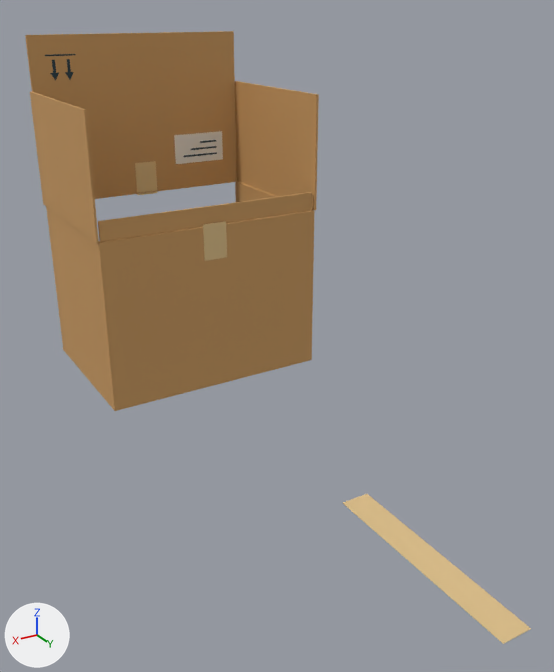
The Blender file assets/v3/blender/small-case-open-partial.blend as it was, and as the next commit left it.
Camera for both pictures: a 50 mm lens placed at (0.445, 1.022, 0.506), pointed at (0.015, 0.306, 0.148). Every picture has the same lights, and +X, +Y and +Z are marked at lower left. The first picture is the older version.

In view in the first picture: 'integral_open_crease_front', 'label_line_1', 'label_line_2', 'label_paper', 'lid_major_left', 'lid_major_right', 'lid_under_rear', 'shell_front', 'shell_rear', 'shell_right', 'tape_front', 'tape_rear', 'tape_top', 'up_arrow_left', 'up_arrow_right' and 4 more.
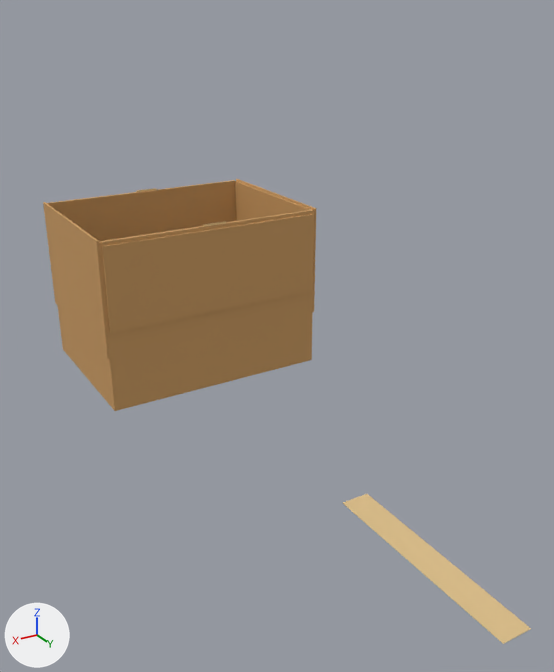
ob_joint__case_major_left is not drawn itself; it is the parent of ob_lid_major_left.
ob_joint__case_major_right is not drawn itself; it is the parent of ob_lid_major_right.
ob_joint__case_minor_rear is not drawn itself; it is the parent of ob_lid_under_rear.

The change, as a diff of the scene's bpy script:
```diff
--- a/assets/v3/blender/small-case-open-partial.blend.py
+++ b/assets/v3/blender/small-case-open-partial.blend.py
@@ me_cube_009 @@
 # used by ob_lid_under_rear; parent = ob_joint__case_minor_rear; location = (0.0, -0.013, -0.0015)
-me_cube_009.from_pydata(...)  # 8 vertices, 6 faces; spans x -0.157..0.157, y -0.013..0.013, z -0.002..0.002
+me_cube_009.from_pydata(...)  # 8 vertices, 6 faces; spans x -0.157..0.157, y -0.104..0.013, z -0.001..0.001
+# me_cube_009 part 1: the whole mesh is scaled about its middle by (1, 4.48, 1), then moved by (0.0, -0.045, 0.0)
 me_cube_009.materials.append(mat_v3_small_cardboard_tan_open_case)
@@ ob_up_arrow_right @@
 ob_up_arrow_right.parent = ob_joint__case_front_display
-ob_up_arrow_right.location = (0.0, 0.118, -0.236)
+ob_up_arrow_right.location = (0.0, 0.0, 0.0)
@@ ob_up_arrow_left @@
 ob_up_arrow_left.parent = ob_joint__case_front_display
-ob_up_arrow_left.location = (0.0, 0.118, -0.236)
+ob_up_arrow_left.location = (0.0, 0.0, 0.0)
@@ ob_tape_front @@
 ob_tape_front.parent = ob_joint__case_front_display
-ob_tape_front.location = (0.0, -0.00175, -0.0215)
+ob_tape_front.location = (0.0, -0.12, 0.215)
 _m = ob_tape_front.modifiers.new('Small manufactured edge bevel', 'BEVEL')
@@ ob_shell_front @@
 ob_shell_front = bpy.data.objects.new('shell_front', me_cube_002)
-ob_shell_front.parent = ob_joint__case_front_display
-ob_shell_front.location = (0.0, 0.0, -0.117)
+ob_shell_front.parent = ob_small_carton
+ob_shell_front.location = (0.0, -0.118, 0.12)
 _m = ob_shell_front.modifiers.new('Small manufactured edge bevel', 'BEVEL')
@@ ob_lid_under_rear @@
 ob_lid_under_rear.parent = ob_joint__case_minor_rear
-ob_lid_under_rear.location = (0.0, -0.013, -0.0015)
+ob_lid_under_rear.location = (0.0, -0.017, -0.0015)
 _m = ob_lid_under_rear.modifiers.new('Small manufactured edge bevel', 'BEVEL')
@@ ob_lid_under_front @@
 ob_lid_under_front = bpy.data.objects.new('lid_under_front', me_cube_008)
-ob_lid_under_front.parent = ob_joint__case_front_display
+ob_lid_under_front.parent = ob_joint__case_minor_front
 ob_lid_under_front.location = (0.0, 0.0145, -0.0015)
@@ ob_lid_major_right @@
 ob_lid_major_right.parent = ob_joint__case_major_right
-ob_lid_major_right.location = (-0.0798, 0.0, 0.0015)
+ob_lid_major_right.location = (-0.0798, 0.0, -0.0015)
 _m = ob_lid_major_right.modifiers.new('Small manufactured edge bevel', 'BEVEL')
@@ ob_lid_major_left @@
 ob_lid_major_left.parent = ob_joint__case_major_left
-ob_lid_major_left.location = (0.0798, 0.0, 0.0015)
+ob_lid_major_left.location = (0.0798, 0.0, -0.0015)
 _m = ob_lid_major_left.modifiers.new('Small manufactured edge bevel', 'BEVEL')
@@ ob_label_paper @@
 ob_label_paper = bpy.data.objects.new('label_paper', me_cube_013)
-ob_label_paper.parent = ob_joint__case_front_display
-ob_label_paper.location = (-0.093, -0.00162, -0.061)
+ob_label_paper.parent = ob_small_carton
+ob_label_paper.location = (-0.093, -0.12, 0.175)
 _m = ob_label_paper.modifiers.new('Small manufactured edge bevel', 'BEVEL')
@@ ob_label_line_2 @@
 ob_label_line_2.parent = ob_joint__case_front_display
-ob_label_line_2.location = (-0.101, -0.00183, -0.0595)
+ob_label_line_2.location = (-0.101, -0.12, 0.177)
 _m = ob_label_line_2.modifiers.new('Small manufactured edge bevel', 'BEVEL')
@@ ob_label_line_1 @@
 ob_label_line_1.parent = ob_joint__case_front_display
-ob_label_line_1.location = (-0.0945, -0.00183, -0.0495)
+ob_label_line_1.location = (-0.0945, -0.12, 0.187)
 _m = ob_label_line_1.modifiers.new('Small manufactured edge bevel', 'BEVEL')
@@ ob_joint__case_major_left @@
 ob_joint__case_major_left.parent = ob_small_carton
-ob_joint__case_major_left.location = (-0.16, 0.0, 0.236)
-ob_joint__case_major_left.rotation_euler = (0.0, -1.571, 0.0)  # degrees (0, -90, 0)
+ob_joint__case_major_left.location = (-0.16, 0.0, 0.239)
+ob_joint__case_major_left.rotation_euler = (0.0, 1.571, 0.0)  # degrees (0, 90, 0)
@@ ob_joint__case_major_right @@
 ob_joint__case_major_right.location = (0.16, 0.0, 0.236)
-ob_joint__case_major_right.rotation_euler = (0.0, 1.571, 0.0)  # degrees (0, 90, 0)
+ob_joint__case_major_right.rotation_euler = (0.0, -1.571, 0.0)  # degrees (0, -90, 0)
@@ ob_joint__case_minor_rear @@
 ob_joint__case_minor_rear.parent = ob_small_carton
-ob_joint__case_minor_rear.location = (0.0, 0.117, 0.236)
-ob_joint__case_minor_rear.rotation_euler = (-1.571, 0.0, 0.0)  # degrees (-90, 0, 0)
+ob_joint__case_minor_rear.location = (0.0, 0.12, 0.236)
+ob_joint__case_minor_rear.rotation_euler = (1.571, 0.0, 0.0)  # degrees (90, 0, 0)
@@ ob_integral_open_crease_front @@
 ob_integral_open_crease_front.parent = ob_small_carton
-ob_integral_open_crease_front.location = (0.0, -0.117, 0.236)
+ob_integral_open_crease_front.location = (0.0, -0.118, 0.234)
 _m = ob_integral_open_crease_front.modifiers.new('Small manufactured edge bevel', 'BEVEL')
@@ ob_joint__case_minor_front @@
+ob_joint__case_minor_front = bpy.data.objects.new('joint__case_minor_front', None)
+ob_joint__case_minor_front.parent = ob_small_carton
+ob_joint__case_minor_front.location = (0.0, -0.12, 0.236)
+ob_joint__case_minor_front.rotation_euler = (-1.571, 0.0, 0.0)  # degrees (-90, 0, 0)
```

Changed parts and their boxes (x1, y1, x2, y2) in the pictures (554 x 672 px):
'shell_front', moved: before (25, 31, 237, 198); after (53, 184, 236, 346)
'lid_under_rear', moved, rescaled (140% taller): before (98, 192, 312, 241); after (102, 214, 314, 333)
'lid_major_right', moved, turned: before (30, 92, 99, 243); after (43, 202, 110, 358)
'lid_major_left', moved, turned: before (235, 81, 319, 210); after (236, 179, 316, 312)
'label_paper', moved (not visible afterwards): before (174, 131, 223, 164)
'integral_open_crease_front', moved: before (95, 181, 235, 199); after (47, 180, 235, 207)
'tape_front', moved: before (135, 161, 158, 195); after (136, 188, 157, 192)
'up_arrow_left', moved (not visible afterwards): before (65, 59, 74, 80)
'up_arrow_right', moved (not visible afterwards): before (50, 60, 59, 81)
'label_line_1', moved (not visible afterwards): before (184, 152, 217, 157)
'label_line_2', moved (not visible afterwards): before (191, 146, 217, 150)
'shell_right', unchanged, covered by the edit: before (46, 206, 114, 408); after (58, 306, 114, 408)
'shell_left', unchanged, uncovered by the edit: before (235, 181, 277, 202); after (235, 181, 311, 221)
